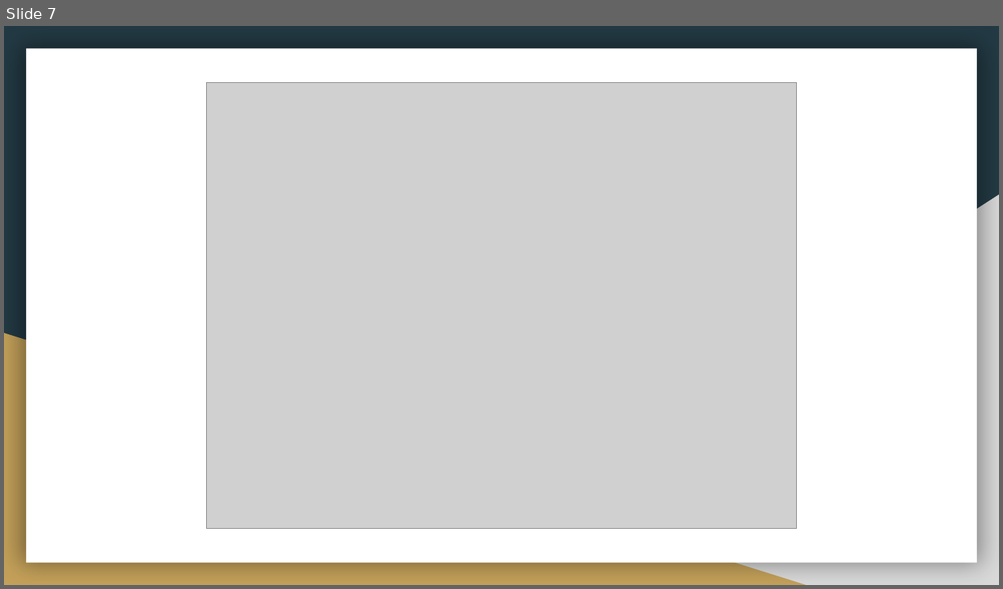
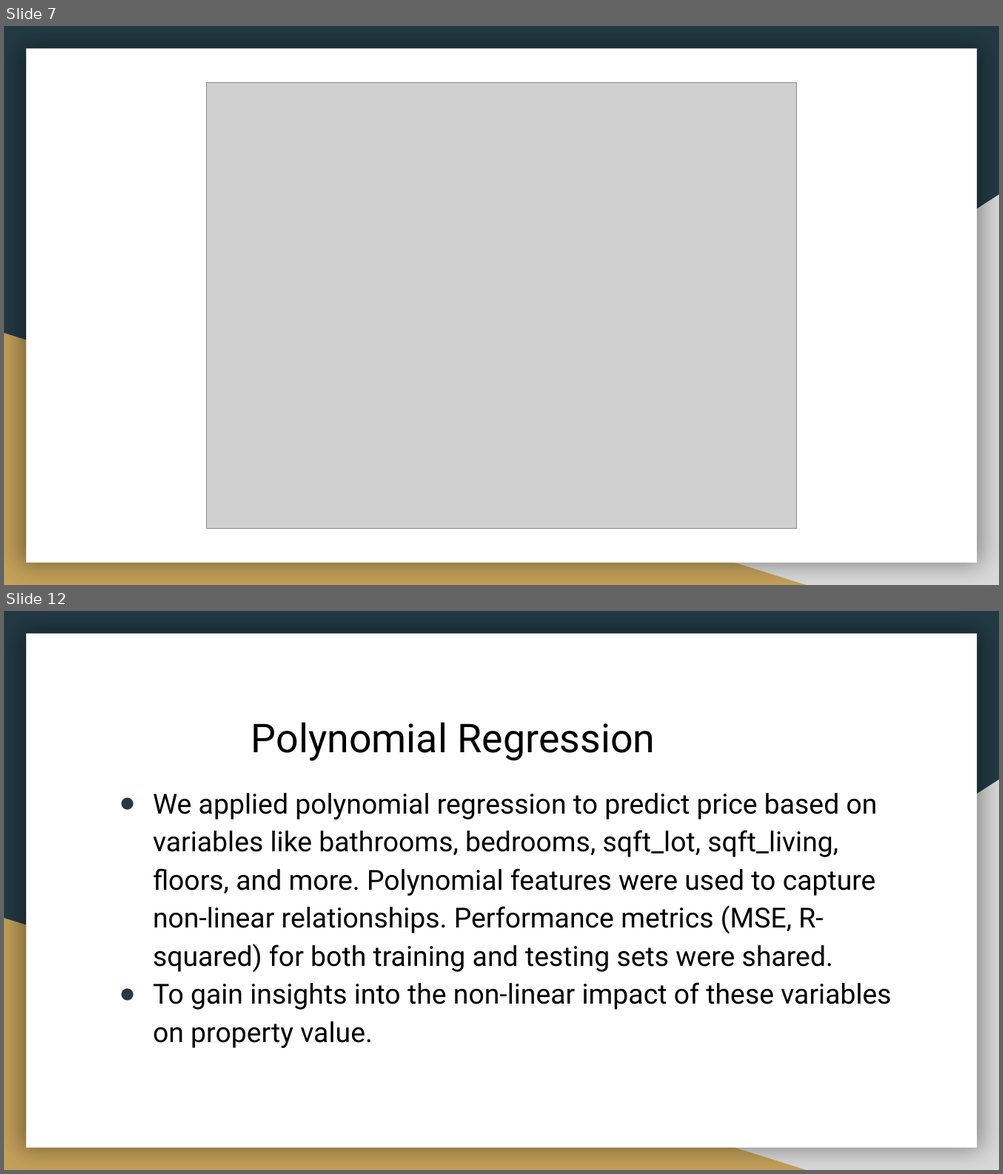
Before and after one commit to kibandichristine/-housings-sales-prediction, a slide deck: THE KC HOUSE PROJECT.pptx. Shown one above the other, each under a label of ours: slide 7 before the commit, slides 7 and 12 after it; the slides between them are not shown. The pictures are 1003x589 and 1003x1174 pixels, drawn with LibreOffice and Linux fonts; fonts in the diff are those of the drawing; grey boxes stand for pictures. Boxes give left, top, right and bottom in pixels: in the first picture for what was removed or moved away, otherwise in the second. Text is boxed around its words. In the diff, an @@ line names an element or a change of style, - is before the commit and + after.

```diff
--- a/THE KC HOUSE PROJECT.pptx
+++ b/THE KC HOUSE PROJECT.pptx
@@ slide 12 added at (4, 611, 999, 1170), background #233A44; not listed: 3 template elements that a slide beside it also shows @@
@@ title added at (251, 722, 655, 761), 28.8 pt, text #000000 @@
+Polynomial Regression
@@ text added at (153, 793, 891, 1048), 20 pt, text #000000 @@
+● We applied polynomial regression to predict price based on variables like bathrooms, bedrooms, sqft_lot, sqft_living, floors, and more. Polynomial features were used to capture non-linear relationships. Performance metrics (MSE, R-squared) for both training and testing sets were shared.
+● To gain insights into the non-linear impact of these variables on property value.
```
Also in this commit, not shown: 5 other slides added, 5 other files.
